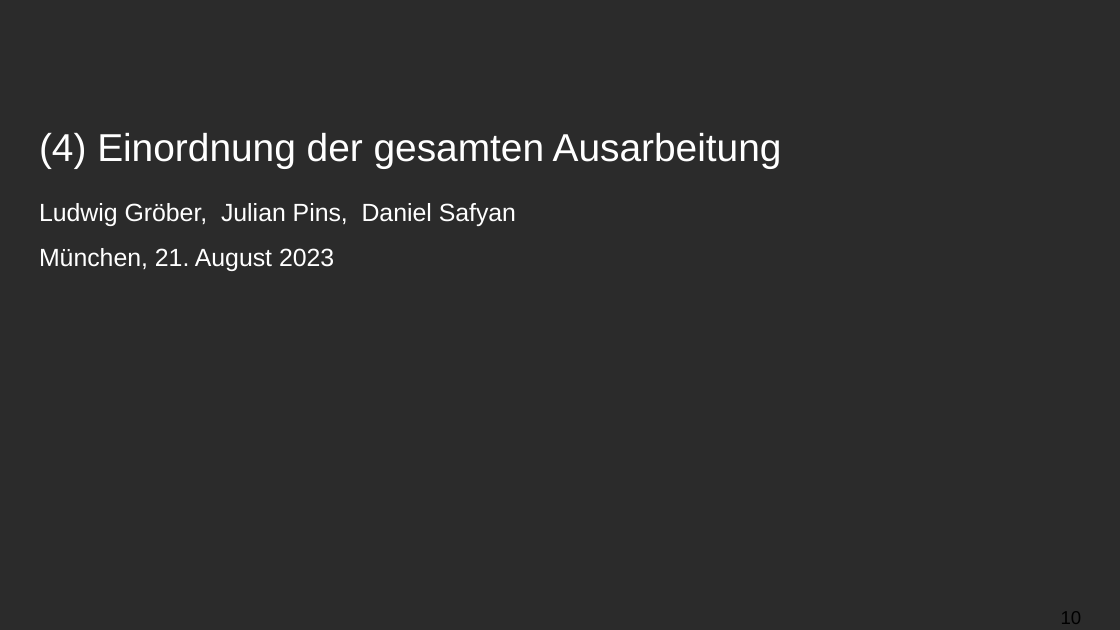
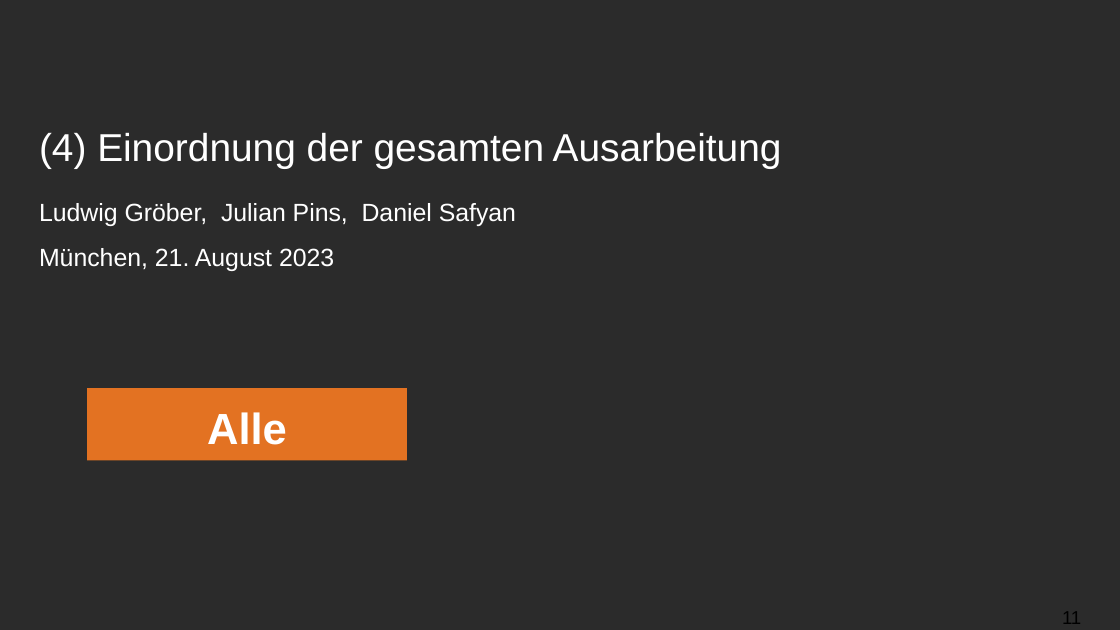
Before and after one commit to ludwiggr/ArSinH, a slide deck: slide 11 of Vortrag/Vortrag.pptx (slide 10 before the commit). Drawn at 1120x630 pixels with LibreOffice and Linux fonts; fonts in the diff are those of the drawing; background and template pictures are left out; a plain dark background stands for a picture behind light text. Boxes give left, top, right and bottom in pixels: in the first picture for what was removed or moved away, otherwise in the second. Text is boxed around its words. In the diff, an @@ line names an element or a change of style, - is before the commit and + after.

```diff
--- a/Vortrag/Vortrag.pptx
+++ b/Vortrag/Vortrag.pptx
@@ rectangle added at bbox=[87, 389, 408, 460], fill #E37222, 28 pt, text #FFFFFF, bold @@
+Alle
@@ page number at bbox=[1062, 612, 1081, 624]: text changed @@
-10
+11
```
Also in this commit, not shown: 13 other slides changed, 3 slides added, 1 slide removed, 5 other files.
